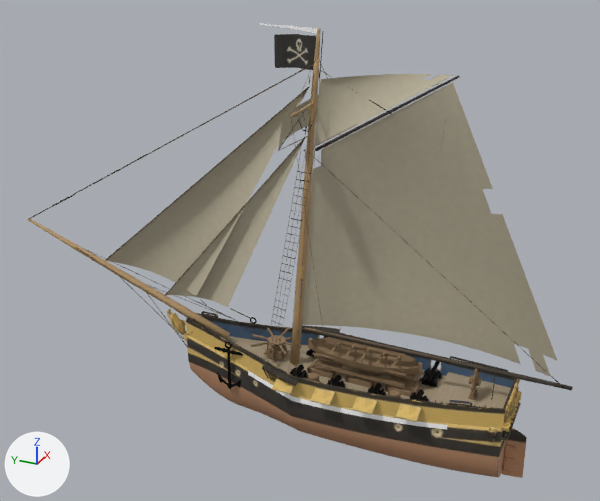
Two versions of the glTF model public/ships/sloop.glb, one commit apart.
The view is the same before and after, from a 50 mm camera at (-35.0, -13.5, 25.3) aimed at (0.5, 2.4, 7.6). The lights are fixed; the arrows at lower left show +X, +Y and +Z. The older version comes first. Where no turn or scale is listed for an object, it has been applied to the vertices.

In view in the first picture: 'Boom_Main', 'Bowsprit', 'Bulwarks', 'Deck_Furniture', 'Deck_Main', 'Deck_Quarter', 'Hull', 'Jolly_Roger', 'Masts', 'Rigging', 'Rudder', 'Sails' and 26 more.
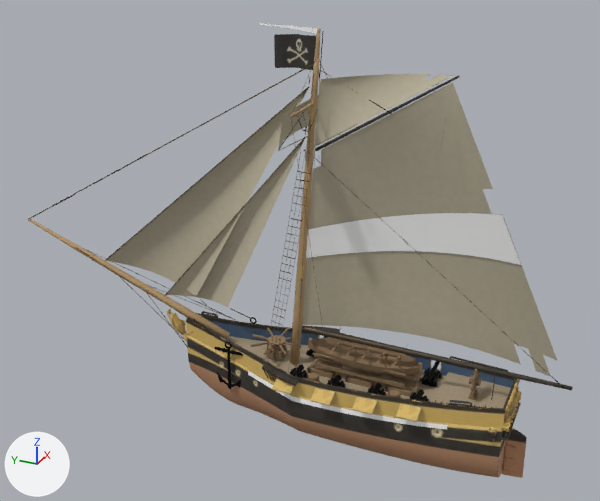
Location of each change, [x1, y1, x2, y2] in pixels of the pictures (600 x 501 px):
'Sail_Band', added: after [306, 213, 521, 265]

The change, as a list of edits to the scene's bpy script:
```text
Add mat_sloop_sailband:
    mat_sloop_sailband = principled_material('Sloop_SailBand')
    mat_sloop_sailband.base_color = (1.0, 1.0, 1.0)  # white #ffffff
    mat_sloop_sailband.roughness = 0.7
Add me_sail_band:
    me_sail_band.from_pydata(...)  # 114 vertices, 144 faces; spans x -0.06..1.29, y -8.72..1.86, z 7.52..11.44
    me_sail_band.materials.append(mat_sloop_sailband)  # white #ffffff
Add ob_sail_band:
    ob_sail_band = bpy.data.objects.new('Sail_Band', me_sail_band)
    ob_sail_band.location = (0.0, 0.0, 0.0)
```
